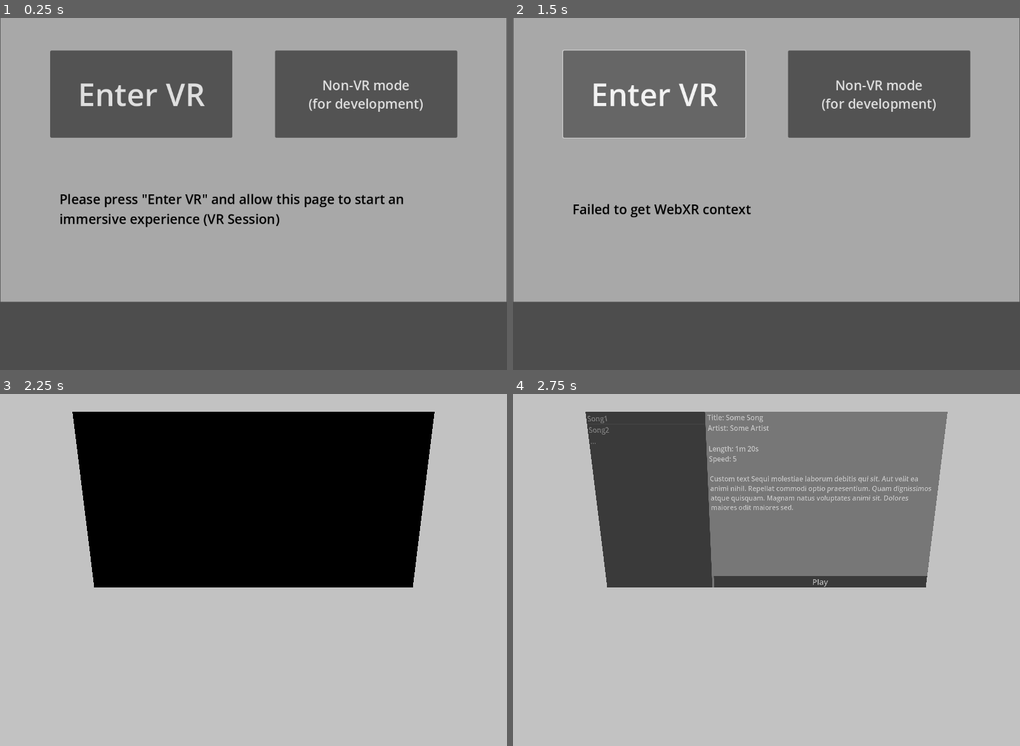
Above: before the commit, frames 1-4 (two rows, left to right).
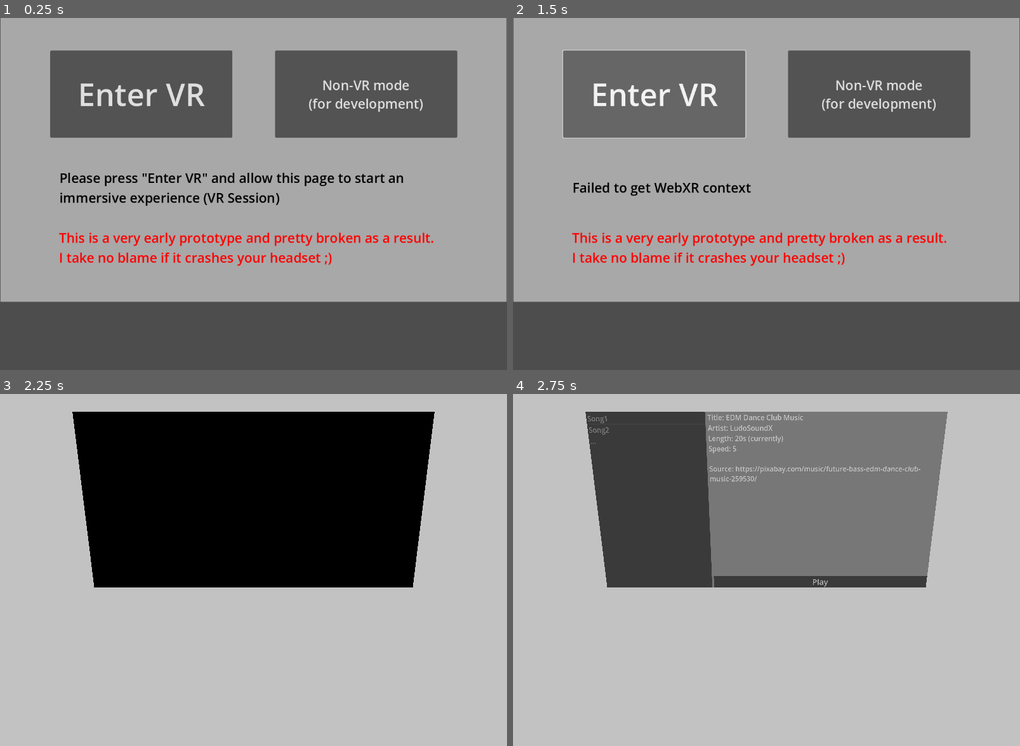
Above: after the commit, the same moments.

Repository: six-two/first-vr-test
Game: Godot game, scene res://menu/main_menu.tscn
Same seed, same stepped clock (60 frames per second), same inputs: the game is played once before the commit and once after it.
Inputs:
- Up to frame 1 (0.25 s): no input
- Up to frame 2 (1.5 s): click "Enter VR" at 0.5 s; click "Enter VR" at 1.25 s
- Up to frame 3 (2.25 s): click "Non-VR mode (for development)" at 2 s
- Up to frame 4 (2.75 s): no input

The runs differ from the first frame. In frame 1, 3.9% of the frame differs, in the area x 11-86%, y 43-71%; in frame 2, 2.5%; in frame 3, nothing differs; in frame 4, 1.3%.

Commit message:
Added disclaimer to main menu. Added SongData class (not used yet)

Diff:
--- a/menu/main_menu.tscn
+++ b/menu/main_menu.tscn
@@ -32,9 +32,24 @@
 offset_left = 135.0
 offset_top = 332.0
 offset_right = 1037.0
-offset_bottom = 536.0
+offset_bottom = 439.0
 theme_override_colors/font_color = Color(0, 0, 0, 1)
 theme_override_font_sizes/font_size = 30
 text = "Please press \"Enter VR\" and allow this page to start an immersive experience (VR Session)"
 vertical_alignment = 1
 autowrap_mode = 3
+
+[node name="ErrorText" type="Label" parent="ErrorText"]
+layout_mode = 1
+anchors_preset = -1
+anchor_top = -0.187
+anchor_bottom = -0.187
+offset_left = -1.0
+offset_top = 148.009
+offset_right = 860.0
+offset_bottom = 271.009
+theme_override_colors/font_color = Color(1, 0, 0, 1)
+theme_override_font_sizes/font_size = 30
+text = "This is a very early prototype and pretty broken as a result. I take no blame if it crashes your headset ;)"
+vertical_alignment = 1
+autowrap_mode = 3
--- a/taiko_vr/menu/song_menu_2d.tscn
+++ b/taiko_vr/menu/song_menu_2d.tscn
@@ -37,13 +37,12 @@
 layout_mode = 2
 size_flags_vertical = 3
 theme = ExtResource("1_qvm2e")
-text = "Title: Some Song
-Artist: Some Artist
-
-Length: 1m 20s
+text = "Title: EDM Dance Club Music
+Artist: LudoSoundX
+Length: 20s (currently)
 Speed: 5
 
-Custom text Sequi molestiae laborum debitis qui sit. Aut velit ea animi nihil. Repellat commodi optio praesentium. Quam dignissimos atque quisquam. Magnam natus voluptates animi sit. Dolores maiores odit maiores sed."
+Source: https://pixabay.com/music/future-bass-edm-dance-club-music-259530/"
 
 [node name="PlayButton" type="Button" parent="SplitContainer/VBoxContainer"]
 layout_mode = 2
--- /dev/null
+++ b/taiko_vr/songs/song_data.gd
@@ -0,0 +1,27 @@
+extends Node
+
+class SongData:
+	var song_name: String
+	var artist: String
+	var source: String
+	var notes_str: String
+	var beat_seconds: float
+
+static func new_song(song_name, artist, source, notes_str, beat_seconds):
+	var song = SongData.new()
+	song.song_name = song_name
+	song.artist = artist
+	song.source = source
+	song.notes_str = notes_str
+	song.beat_seconds = beat_seconds
+	return song
+
+static var SONG_LIST = [
+	new_song(
+		"EDM Dance Club Music",
+		"LudoSoundX",
+		"https://pixabay.com/music/future-bass-edm-dance-club-music-259530/",
+		"  cc cc ccc e cccc e cccc e cccc e c ccce cccc e c ccce c ccce c ccc ecccc cce ccc e ccccc cc ccce cccc ccc ccc ec cc",
+		0.2
+	)
+]
--- a/taiko_vr/taiko_xr_main.gd
+++ b/taiko_vr/taiko_xr_main.gd
@@ -3,7 +3,6 @@
 var mapping_mode : bool = false
 
 func _ready():
-	print("TaikoXR ready")
 	var drumb = $Drumb/Head
 	var script = load("res://taiko_vr/change_controller_color_listener.gd").new()
 	script.init(drumb)
Not shown, added: taiko_vr/songs/song_data.gd.uid
Not shown, changed: music/LICENSE.md
